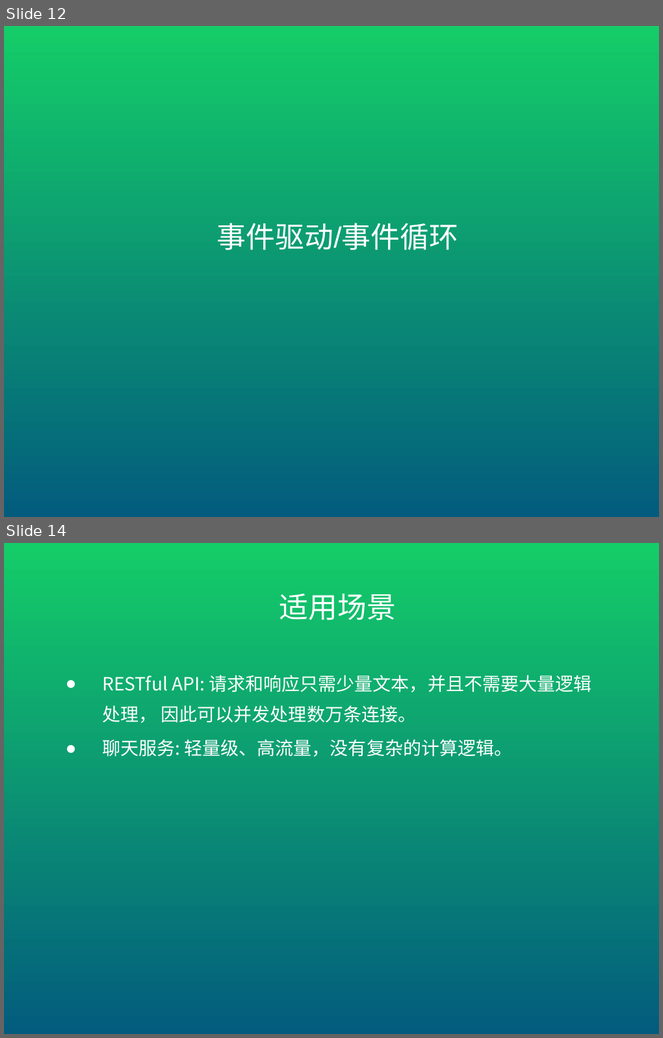
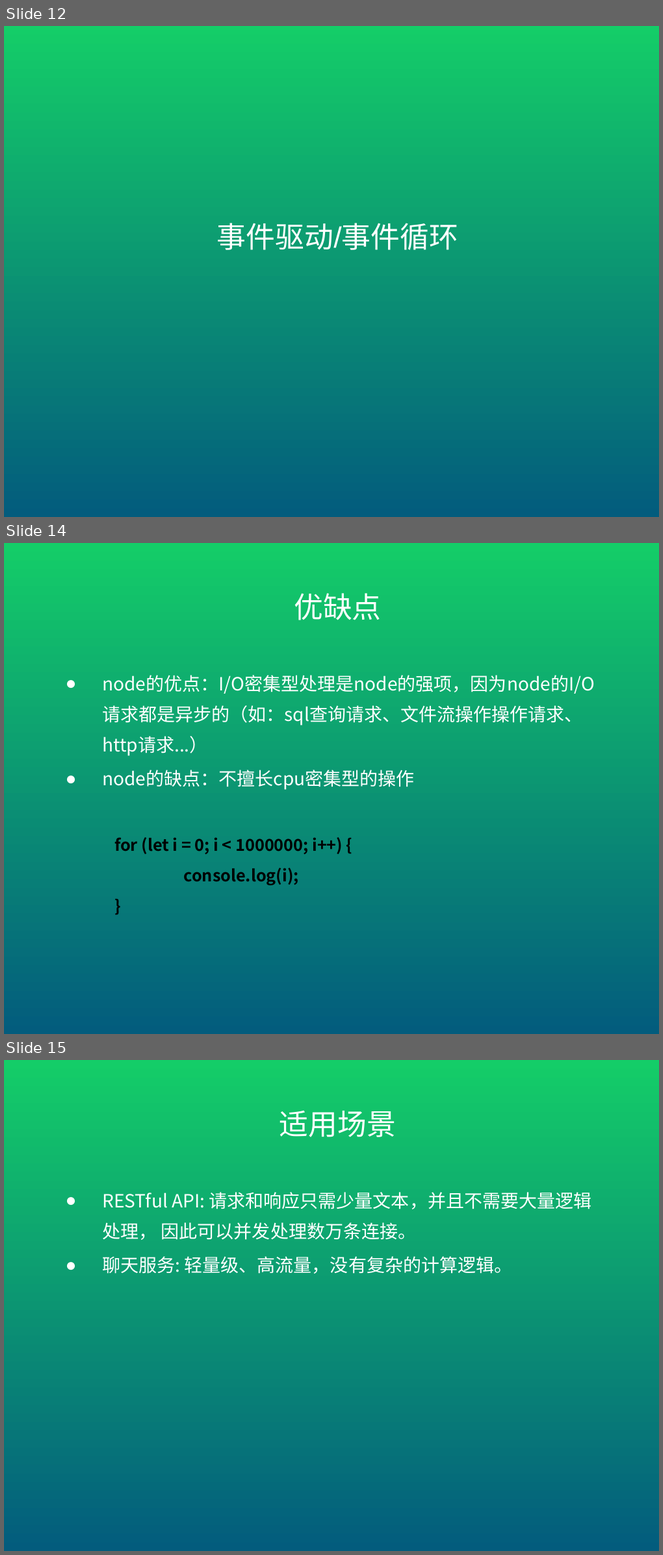
Before and after one commit to mopacha/course, a slide deck: ppt/聊一下NodeJS.pptx. Shown one above the other, each under a label of ours: slides 12 and 14 before the commit, slides 12, 14 and 15 after it; the slides between them are not shown. The pictures are 663x1038 and 663x1555 pixels, drawn with LibreOffice and Linux fonts; fonts in the diff are those of the drawing. Boxes give left, top, right and bottom in pixels: in the first picture for what was removed or moved away, otherwise in the second. Text is boxed around its words. In the diff, an @@ line names an element or a change of style, - is before the commit and + after.

```diff
--- a/ppt/聊一下NodeJS.pptx
+++ b/ppt/聊一下NodeJS.pptx
@@ slide 14 added at <box>4,543,659,1034</box>, background gradient #14CD68 to #035C7D @@
@@ title added at <box>294,593,381,620</box>, 32 pt, text #FFFFFF @@
+优缺点
@@ subtitle added at <box>102,675,595,886</box>, 20 pt, text #FFFFFF @@
+● node的优点：I/O密集型处理是node的强项，因为node的I/O请求都是异步的（如：sql查询请求、文件流操作操作请求、http请求...）
+● node的缺点：不擅长cpu密集型的操作
+    for (let i = 0; i < 1000000; i++) {
+    console.log(i);
+    }
@@ what was slide 14 is now slide 15 @@
```
Also in this commit, not shown: 4 slides changed, 1 other slide added, 1 slide removed.
